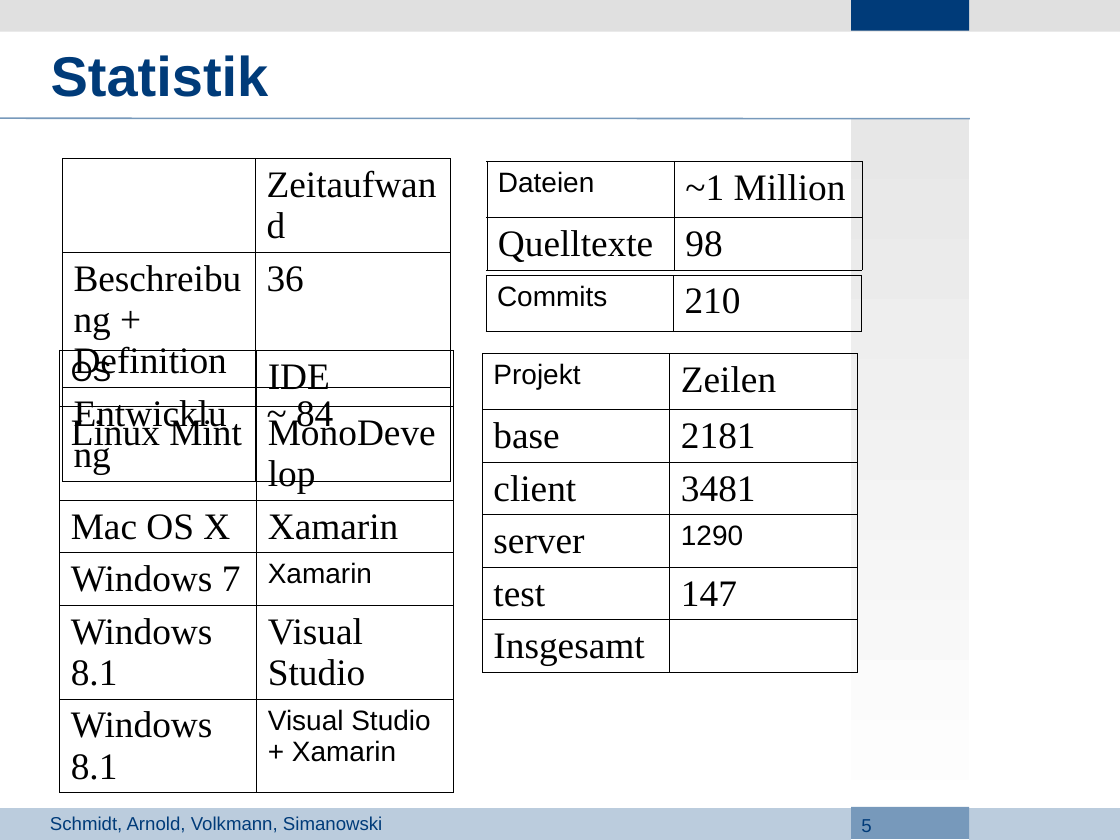
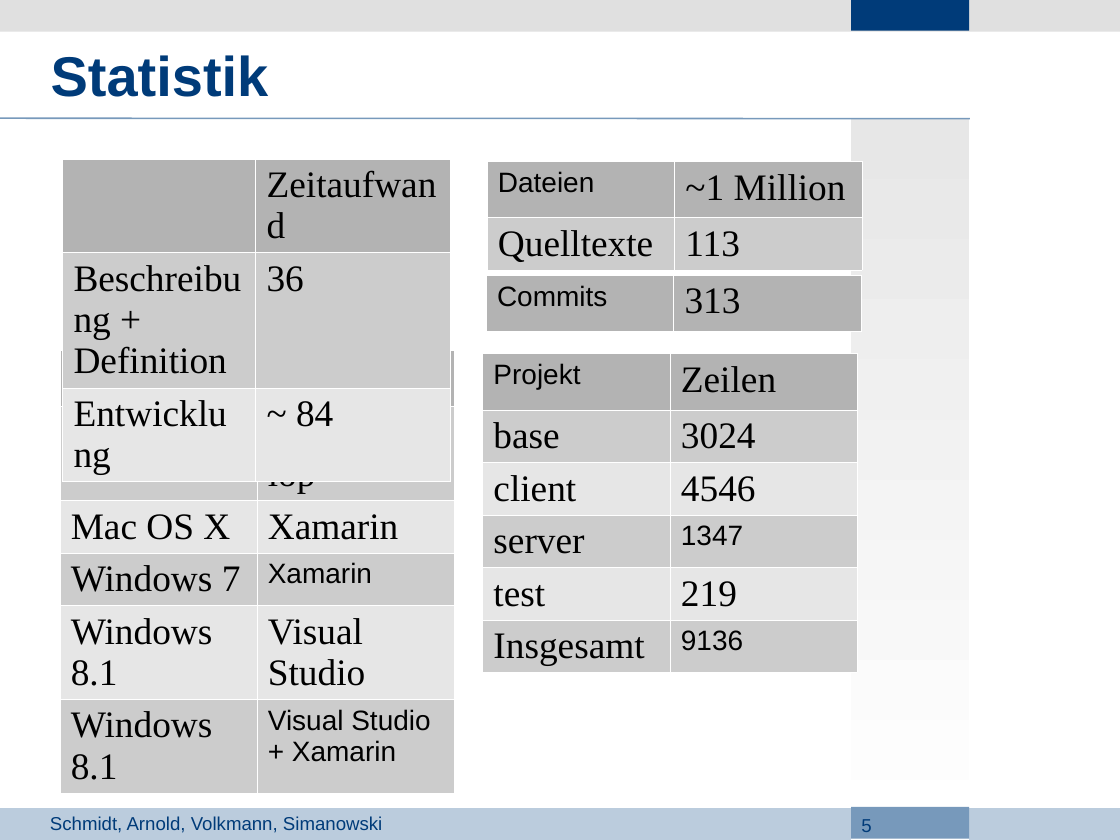
Before and after one commit to Lopt/ascendancy, a slide deck: slide 5 of docs/Projektdefinition/3_Presentation.odp. Drawn at 1120x840 pixels with LibreOffice and Linux fonts; fonts in the diff are those of the drawing; background and template pictures are left out. Boxes give left, top, right and bottom in pixels: in the first picture for what was removed or moved away, otherwise in the second. Text is boxed around its words. In the diff, an @@ line names an element or a change of style, - is before the commit and + after.

```diff
--- a/docs/Projektdefinition/3_Presentation.odp
+++ b/docs/Projektdefinition/3_Presentation.odp
@@ table at bbox=[63, 159, 450, 431] @@
@@ fill none to #B3B3B3 in row 1, column 2 @@
@@ fill none to #CCCCCC in row 2 @@
@@ fill none to #E6E6E6 in row 3 @@
@@ borders changed @@
@@ table at bbox=[487, 161, 861, 266] @@
-row 2, column 2: 98
+row 2, column 2: 113
@@ fill none to #B3B3B3 in row 1 @@
@@ fill none to #CCCCCC in row 2 @@
@@ borders changed @@
@@ table at bbox=[486, 276, 860, 332] @@
-row 1, column 2: 210
+row 1, column 2: 313
@@ fill none to #B3B3B3 in row 1 @@
@@ borders changed @@
@@ table at bbox=[59, 351, 454, 784] @@
@@ fill none to #B3B3B3 in row 1 @@
@@ fill none to #CCCCCC in 6 cells @@
@@ fill none to #E6E6E6 in 4 cells @@
@@ borders changed @@
@@ table at bbox=[483, 354, 857, 669] @@
-row 2, column 2: 2181
+row 2, column 2: 3024
-row 3, column 2: 3481
+row 3, column 2: 4546
-row 4, column 2: 1290
+row 4, column 2: 1347
-row 5, column 2: 147
+row 5, column 2: 219
-row 6, column 2: 
+row 6, column 2: 9136
@@ fill none to #B3B3B3 in row 1 @@
@@ fill none to #CCCCCC in 5 cells @@
@@ fill none to #E6E6E6 in 4 cells @@
@@ borders changed @@
```
Also in this commit, not shown: 1 other slide changed.
